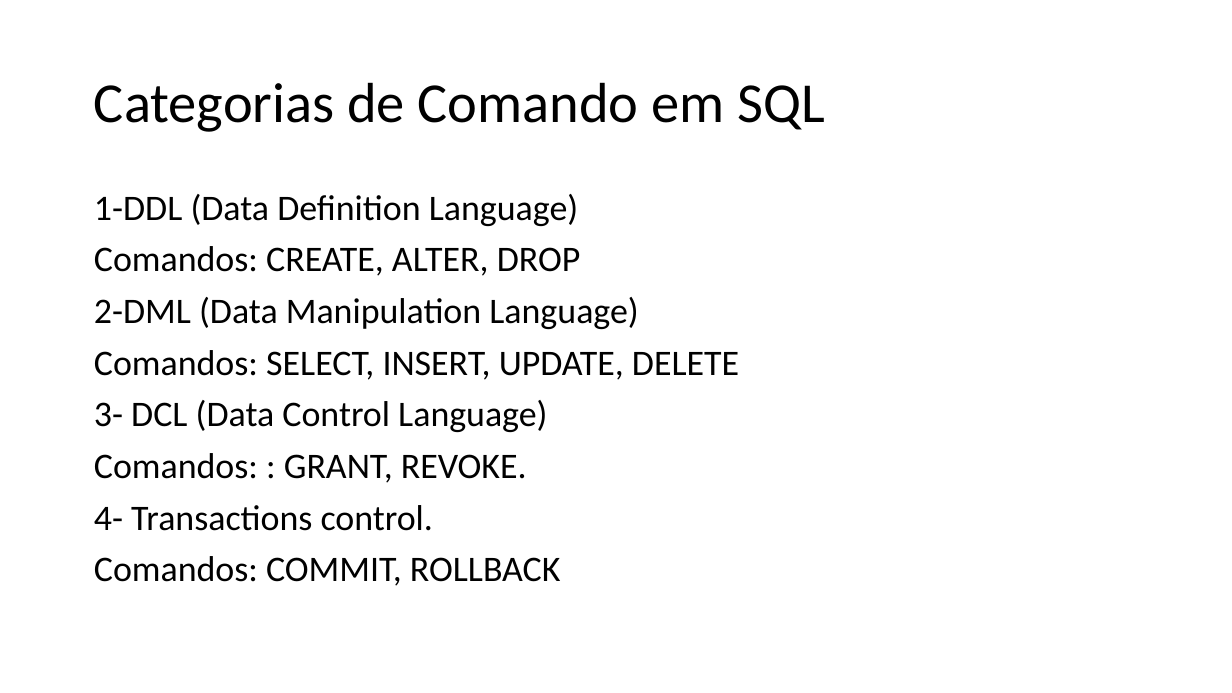
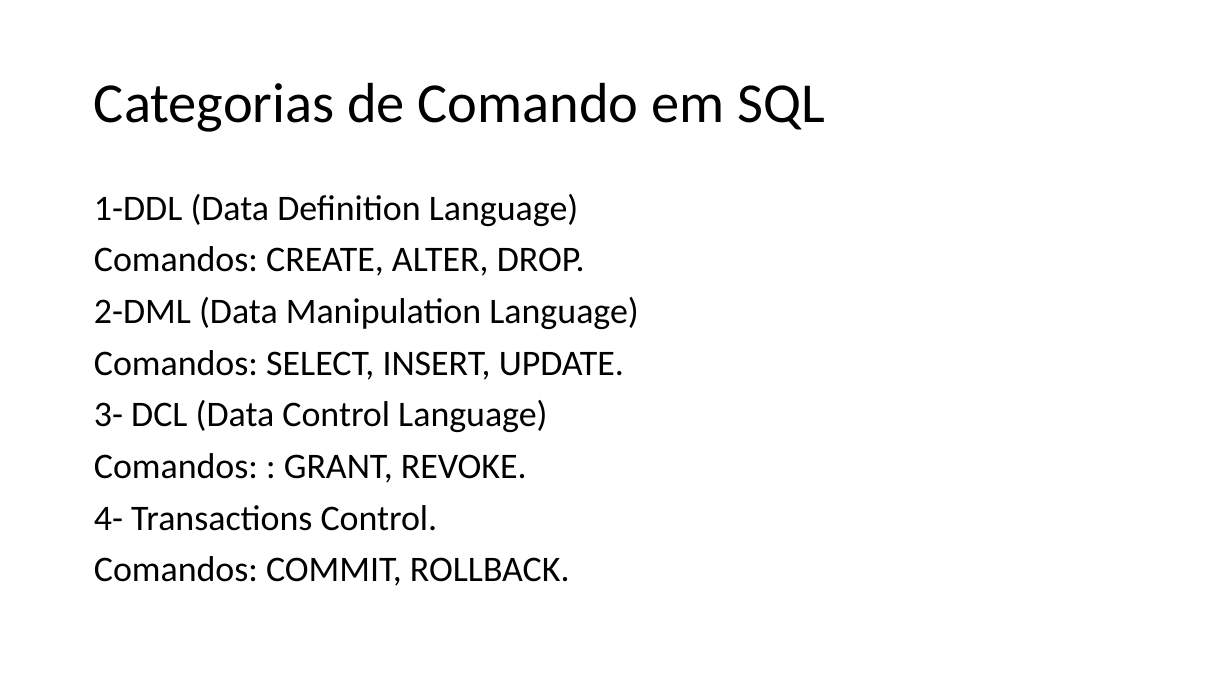
Before and after one commit to dourivaljunior/Curso-de-mySQL, a slide deck: slide 9 of Curso Dev Full Stack aula 01 sql.pptx (slide 7 before the commit). Drawn at 1232x693 pixels with LibreOffice and Linux fonts; fonts in the diff are those of the drawing. Boxes give left, top, right and bottom in pixels: in the first picture for what was removed or moved away, otherwise in the second. Text is boxed around its words. In the diff, an @@ line names an element or a change of style, - is before the commit and + after.

```diff
--- a/Curso Dev Full Stack aula 01 sql.pptx
+++ b/Curso Dev Full Stack aula 01 sql.pptx
@@ text at bbox=[94, 246, 585, 276]: text changed @@
-Comandos: CREATE, ALTER, DROP
+Comandos: CREATE, ALTER, DROP.
@@ text at bbox=[94, 350, 624, 380]: text changed @@
-Comandos: SELECT, INSERT, UPDATE, DELETE
+Comandos: SELECT, INSERT, UPDATE.
@@ text at bbox=[94, 505, 570, 586]: text changed @@
-4- Transactions control.
-Comandos: COMMIT, ROLLBACK
+4- Transactions Control.
+Comandos: COMMIT, ROLLBACK.
```
Also in this commit, not shown: 16 other slides changed, 9 slides added, 1 slide removed, 1 other file.
